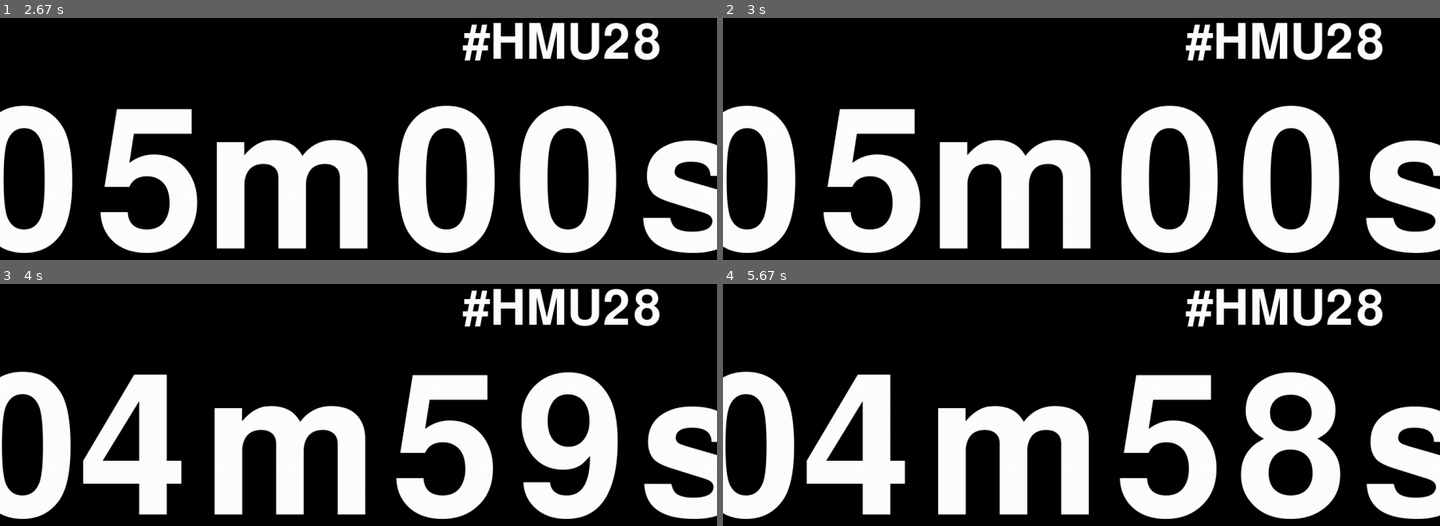
Above: before the commit, frames 1-4 (two rows, left to right).
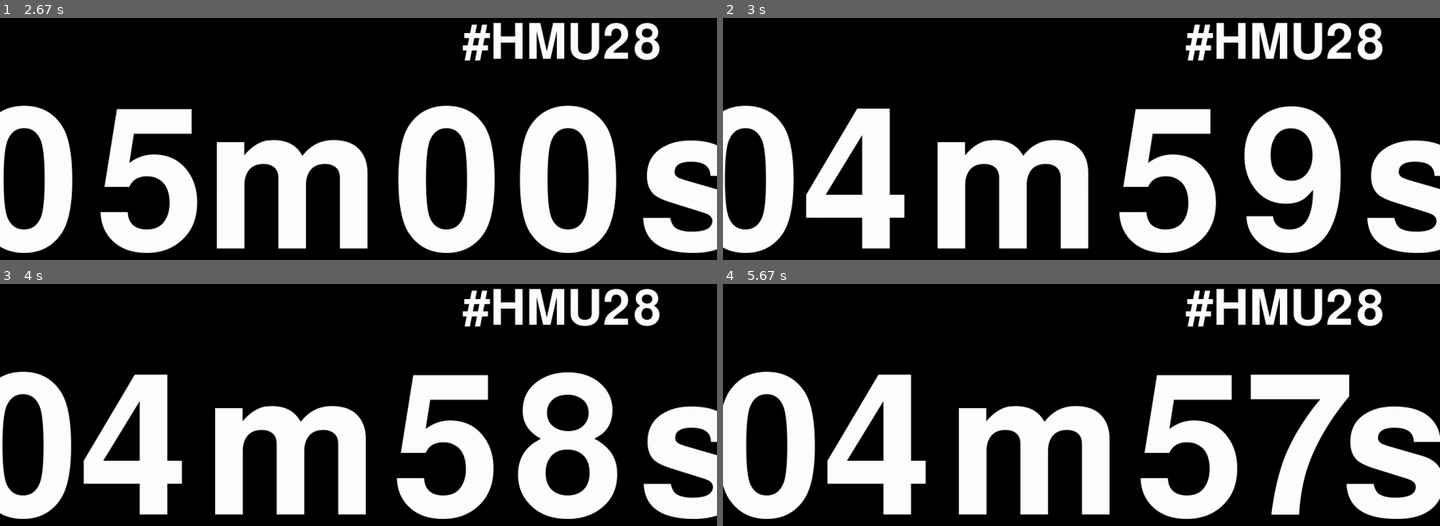
Above: after the commit, the same moments.

Repository: aaronfc/countdown
Game: pygame game, started from countdown/core-pygame.py
Two runs of this game, one before a commit and one after it. Both use one fixed random seed, a clock stepped at 60 frames per second and the inputs below. The source is Python 2; it was converted automatically to run under Python 3.
Inputs:
- Up to frame 1 (2.67 s): tap Space at 1.83 s
- Up to frame 2 (3 s): no input
- Up to frame 3 (4 s): tap Enter at 3.17 s
- Up to frame 4 (5.67 s): tap Space at 4.5, 4.9, 5.2, 5.4 s

Frame 1 is identical in both runs. In frame 2, 11% of the frame differs, in the area x 0-100%, y 36-98%; in frame 3, 3.9%; in frame 4, 28%.

Commit message:
Removing sleep and redrawing only when text changes

Diff:
--- a/countdown/core-pygame.py
+++ b/countdown/core-pygame.py
@@ -53,6 +53,7 @@
     background.blit(text, textpos)
 
 # Main loop
+lastText = None
 while not DONE:
     for event in pygame.event.get():
         if event.type == pygame.QUIT:
@@ -70,9 +71,8 @@
 
     background.fill((0, 0, 0))
     if IS_READY:
-        draw(background, counter)
+        if lastText == None or counter.text != lastText:
+            draw(background, counter)
+            screen.blit(background, (0, 0))
+            pygame.display.flip()
         counter.update()
-    time.sleep(0.1)
-
-    screen.blit(background, (0, 0))
-    pygame.display.flip()
